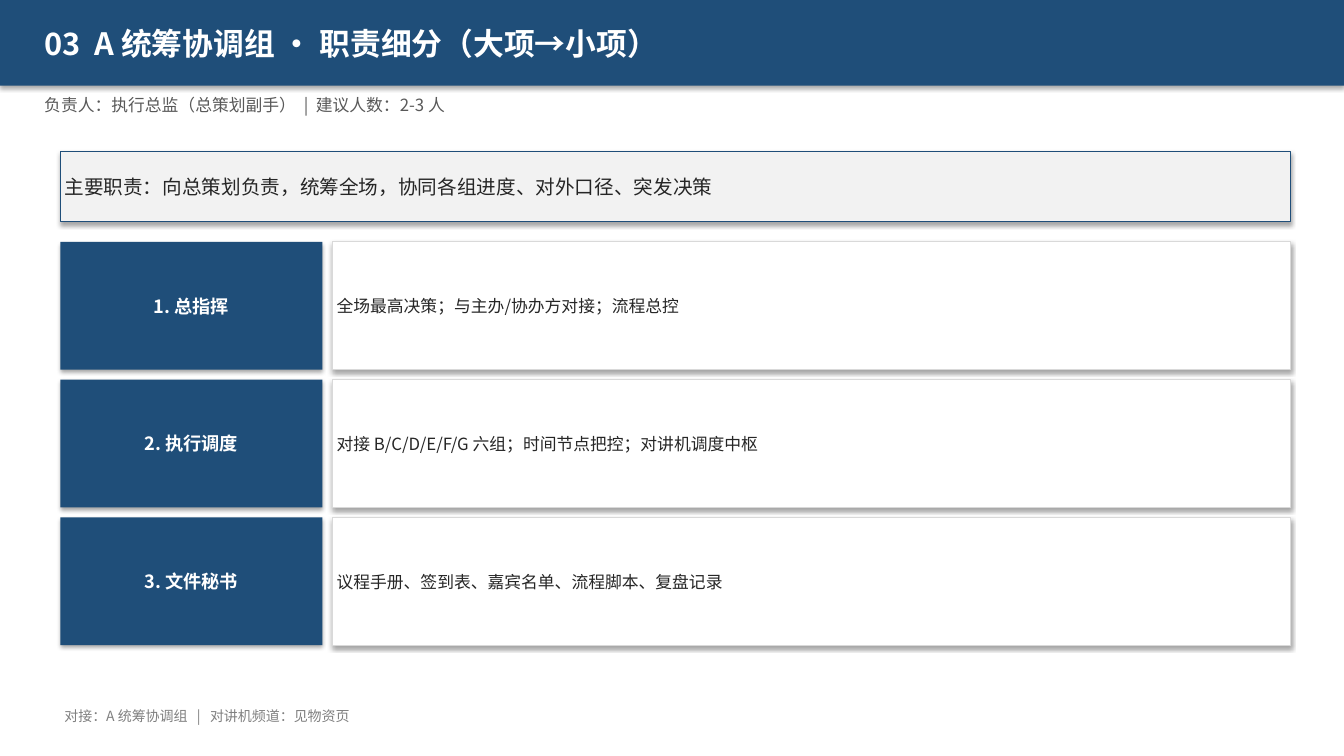
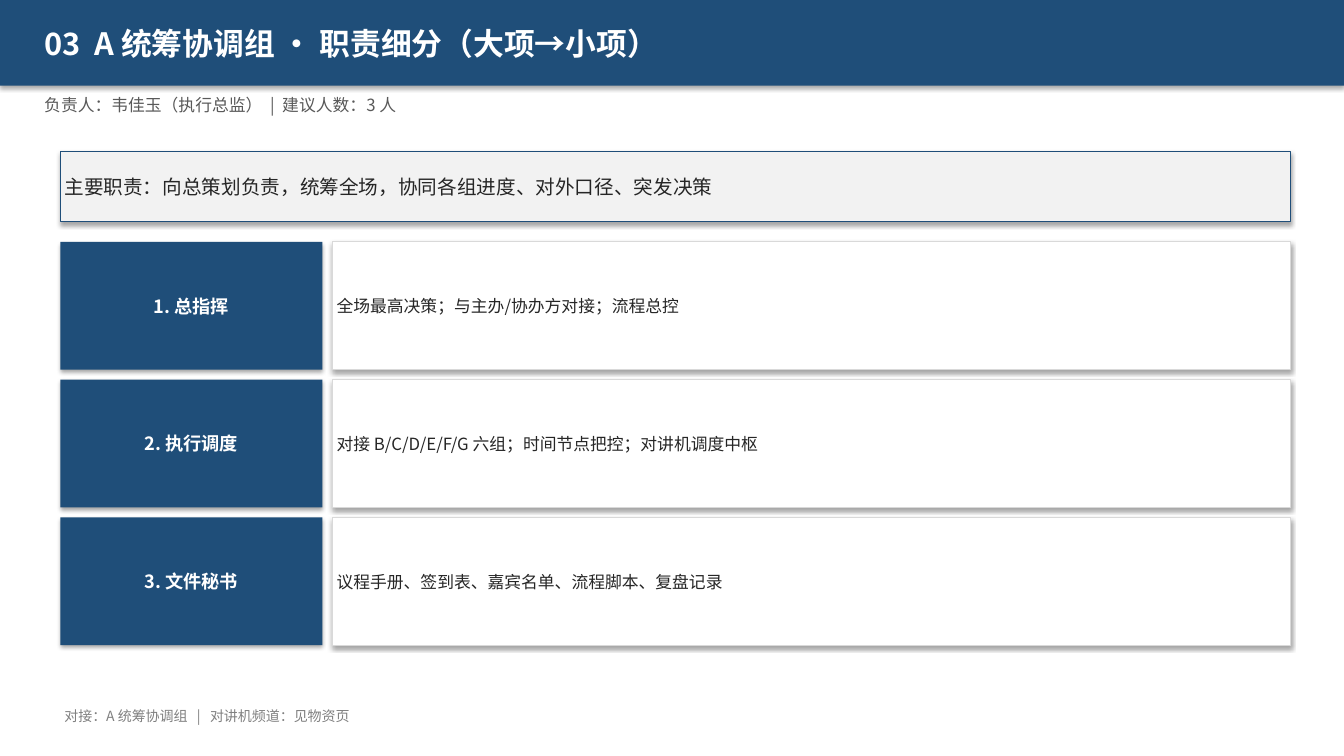
Before and after one commit to hujigang2010-maker/AIDEN, a slide deck: slide 5 of 2026峰会_志愿者分工方案.pptx. Drawn at 1344x756 pixels with LibreOffice and Linux fonts; fonts in the diff are those of the drawing. Boxes give left, top, right and bottom in pixels: in the first picture for what was removed or moved away, otherwise in the second. Text is boxed around its words. In the diff, an @@ line names an element or a change of style, - is before the commit and + after.

```diff
--- a/2026峰会_志愿者分工方案.pptx
+++ b/2026峰会_志愿者分工方案.pptx
@@ text at (44,97,396,113): text changed @@
-负责人：执行总监（总策划副手） | 建议人数：2-3 人
+负责人：韦佳玉（执行总监） | 建议人数：3 人
```
Also in this commit, not shown: 14 other slides changed, 1 slide added, 2 other files.
